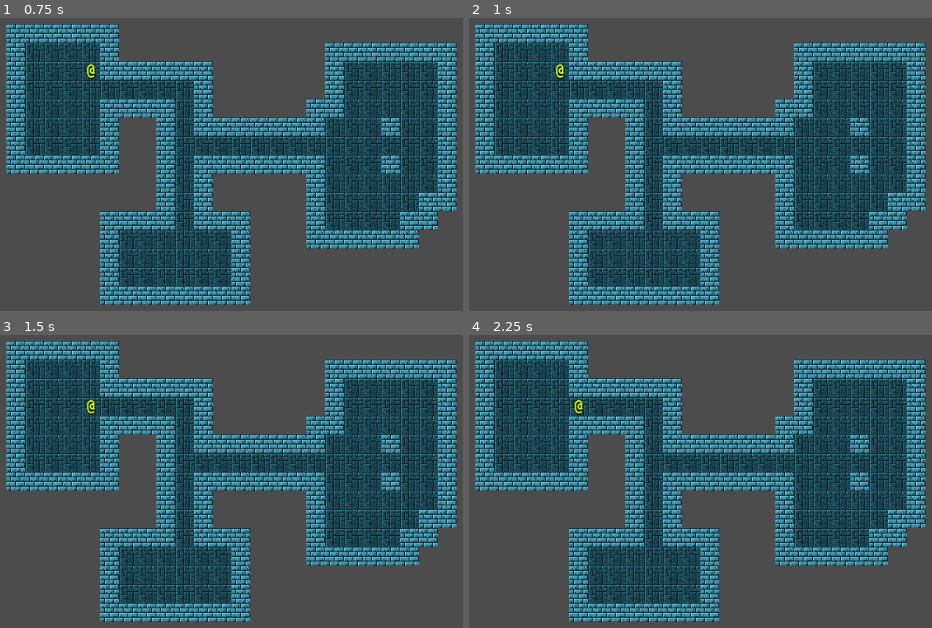
Above: before the commit, frames 1-4 (two rows, left to right).
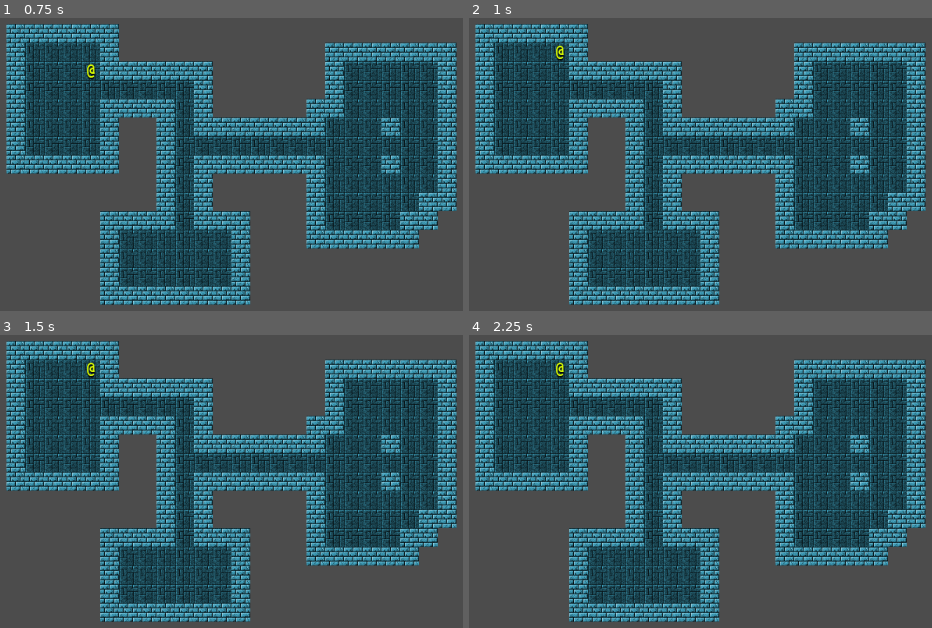
Above: after the commit, the same moments.

Repository: cyberfilth/Ashgard-Keep
Game: Godot game, scene res://scenes/Map/Map.tscn
Same seed, same stepped clock (60 frames per second), same inputs: the game is played once before the commit and once after it.
Inputs:
- Up to frame 1 (0.75 s): tap Enter at 0.5 s; hold Right from 0.53 s (still down); hold D (step_E, bound only after the commit) from 0.53 s (still down)
- Up to frame 2 (1 s): keep holding Right; keep holding D (step_E, bound only after the commit); tap W (step_N, bound only after the commit) at 0.8 s
- Up to frame 3 (1.5 s): tap Space at 1.25 s; release Right at 1.28 s; release D (step_E, bound only after the commit) at 1.28 s; hold Down from 1.28 s (still down); tap W (step_N, bound only after the commit) at 1.35 s
- Up to frame 4 (2.25 s): tap E (step_NE, bound only after the commit) at 1.55 s; tap Enter at 2 s; release Down at 2.03 s; hold Right from 2.03 s (still down); hold E (step_NE, bound only after the commit) from 2.03 s (still down)

Frame 1 is identical in both runs. In frame 2, 0.2% of the frame differs, in the area x 18-21%, y 9-21%; in frame 3, 0.2%; in frame 4, 0.2%, in the area x 18-25%, y 9-28%.

Commit message:
Added 8 directional movement

Diff:
--- a/objects/Player.gd
+++ b/objects/Player.gd
@@ -1,4 +1,15 @@
 extends Node2D
+
+const DIRECTIONS = {
+    "N":    Vector2(0,-1),
+    "NE":    Vector2(1,-1),
+    "E":    Vector2(1,0),
+    "SE":    Vector2(1,1),
+    "S":    Vector2(0,1),
+    "SW":    Vector2(-1,1),
+    "W":    Vector2(-1,0),
+    "NW":    Vector2(-1,-1),
+    }
 
 onready var map = get_parent()
 
@@ -24,17 +35,19 @@
 	set_process_input(true)
 
 func _input(event):
-	if event is InputEventKey and event.pressed:
-		var UP = event.scancode == KEY_UP
-		var DOWN = event.scancode == KEY_DOWN
-		var LEFT = event.scancode == KEY_LEFT
-		var RIGHT = event.scancode == KEY_RIGHT
-
-		if UP:
-			step(Vector2(0,-1))
-		if DOWN:
-			step(Vector2(0,1))
-		if LEFT:
-			step(Vector2(-1,0))
-		if RIGHT:
-			step(Vector2(1,0))
+	if Input.is_action_pressed( "step_N" ):
+		step( DIRECTIONS.N )
+	if Input.is_action_pressed( "step_NE" ):
+		step( DIRECTIONS.NE )
+	if Input.is_action_pressed( "step_E" ):
+		step( DIRECTIONS.E )
+	if Input.is_action_pressed( "step_SE" ):
+		step( DIRECTIONS.SE )
+	if Input.is_action_pressed( "step_S" ):
+		step( DIRECTIONS.S )
+	if Input.is_action_pressed( "step_SW" ):
+		step( DIRECTIONS.SW )
+	if Input.is_action_pressed( "step_W" ):
+		step( DIRECTIONS.W )
+	if Input.is_action_pressed( "step_NW" ):
+		step( DIRECTIONS.NW )
--- a/project.godot
+++ b/project.godot
@@ -35,6 +35,49 @@
 "flags/mipmaps": false
 }
 
+[input]
+
+step_N={
+"deadzone": 0.5,
+"events": [ Object(InputEventKey,"resource_local_to_scene":false,"resource_name":"","device":0,"alt":false,"shift":false,"control":false,"meta":false,"command":false,"pressed":false,"scancode":87,"unicode":0,"echo":false,"script":null)
+ ]
+}
+step_NE={
+"deadzone": 0.5,
+"events": [ Object(InputEventKey,"resource_local_to_scene":false,"resource_name":"","device":0,"alt":false,"shift":false,"control":false,"meta":false,"command":false,"pressed":false,"scancode":69,"unicode":0,"echo":false,"script":null)
+ ]
+}
+step_E={
+"deadzone": 0.5,
+"events": [ Object(InputEventKey,"resource_local_to_scene":false,"resource_name":"","device":0,"alt":false,"shift":false,"control":false,"meta":false,"command":false,"pressed":false,"scancode":68,"unicode":0,"echo":false,"script":null)
+ ]
+}
+step_SE={
+"deadzone": 0.5,
+"events": [ Object(InputEventKey,"resource_local_to_scene":false,"resource_name":"","device":0,"alt":false,"shift":false,"control":false,"meta":false,"command":false,"pressed":false,"scancode":67,"unicode":0,"echo":false,"script":null)
+ ]
+}
+step_S={
+"deadzone": 0.5,
+"events": [ Object(InputEventKey,"resource_local_to_scene":false,"resource_name":"","device":0,"alt":false,"shift":false,"control":false,"meta":false,"command":false,"pressed":false,"scancode":88,"unicode":0,"echo":false,"script":null)
+ ]
+}
+step_SW={
+"deadzone": 0.5,
+"events": [ Object(InputEventKey,"resource_local_to_scene":false,"resource_name":"","device":0,"alt":false,"shift":false,"control":false,"meta":false,"command":false,"pressed":false,"scancode":90,"unicode":0,"echo":false,"script":null)
+ ]
+}
+step_W={
+"deadzone": 0.5,
+"events": [ Object(InputEventKey,"resource_local_to_scene":false,"resource_name":"","device":0,"alt":false,"shift":false,"control":false,"meta":false,"command":false,"pressed":false,"scancode":65,"unicode":0,"echo":false,"script":null)
+ ]
+}
+step_NW={
+"deadzone": 0.5,
+"events": [ Object(InputEventKey,"resource_local_to_scene":false,"resource_name":"","device":0,"alt":false,"shift":false,"control":false,"meta":false,"command":false,"pressed":false,"scancode":81,"unicode":0,"echo":false,"script":null)
+ ]
+}
+
 [rendering]
 
 quality/intended_usage/framebuffer_allocation=0
Not shown, added: .gitignore
